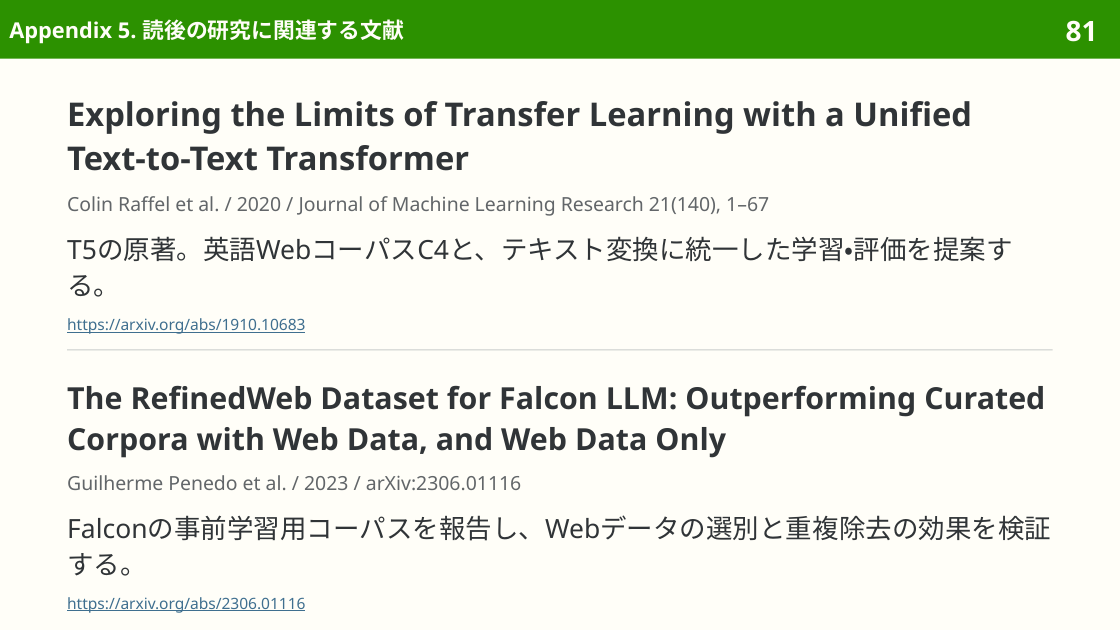
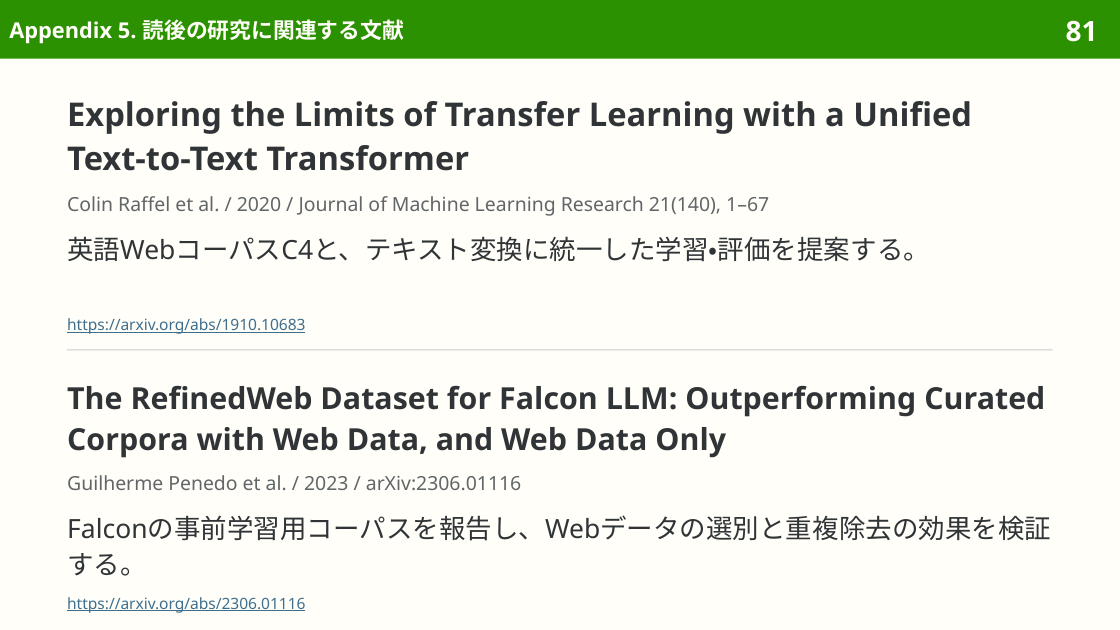
Before and after one commit to sasakiy84/datasets-in-10-minutes, a slide deck: slide 81 of slides/datasets-in-10-minutes-fineweb.pptx. Drawn at 1120x630 pixels with LibreOffice and Linux fonts; fonts in the diff are those of the drawing. Boxes give left, top, right and bottom in pixels: in the first picture for what was removed or moved away, otherwise in the second. Text is boxed around its words. In the diff, an @@ line names an element or a change of style, - is before the commit and + after.

Commit message:
slides(fineweb): refine Japanese wording and pair translations

```diff
--- a/slides/datasets-in-10-minutes-fineweb.pptx
+++ b/slides/datasets-in-10-minutes-fineweb.pptx
@@ text at box(67, 236, 930, 261): text changed @@
-T5の原著。英語WebコーパスC4と、テキスト変換に統一した学習・評価を提案する。
+英語WebコーパスC4と、テキスト変換に統一した学習・評価を提案する。
```
Also in this commit, not shown: 22 other slides changed, 3 other files.
